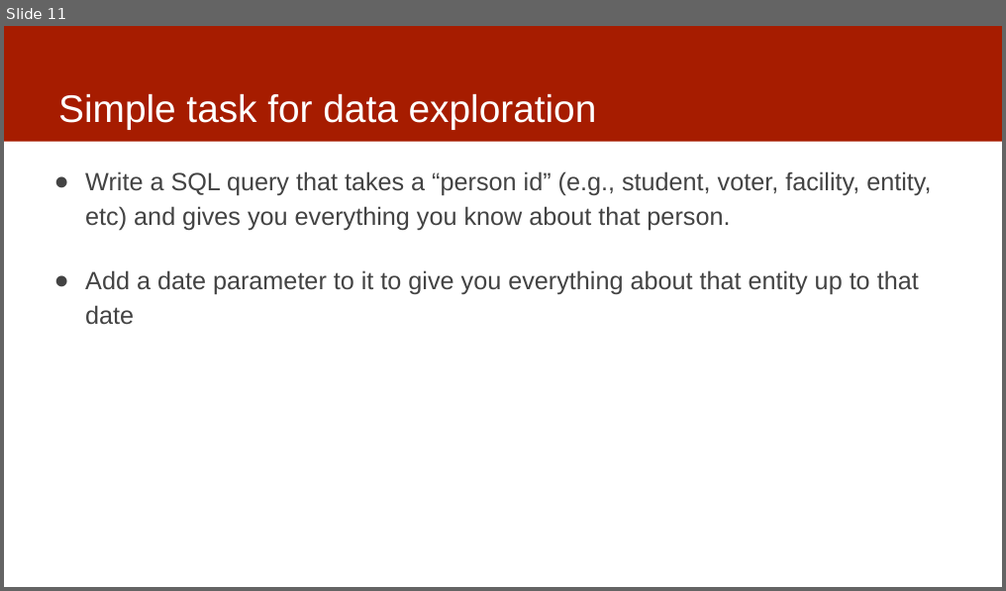
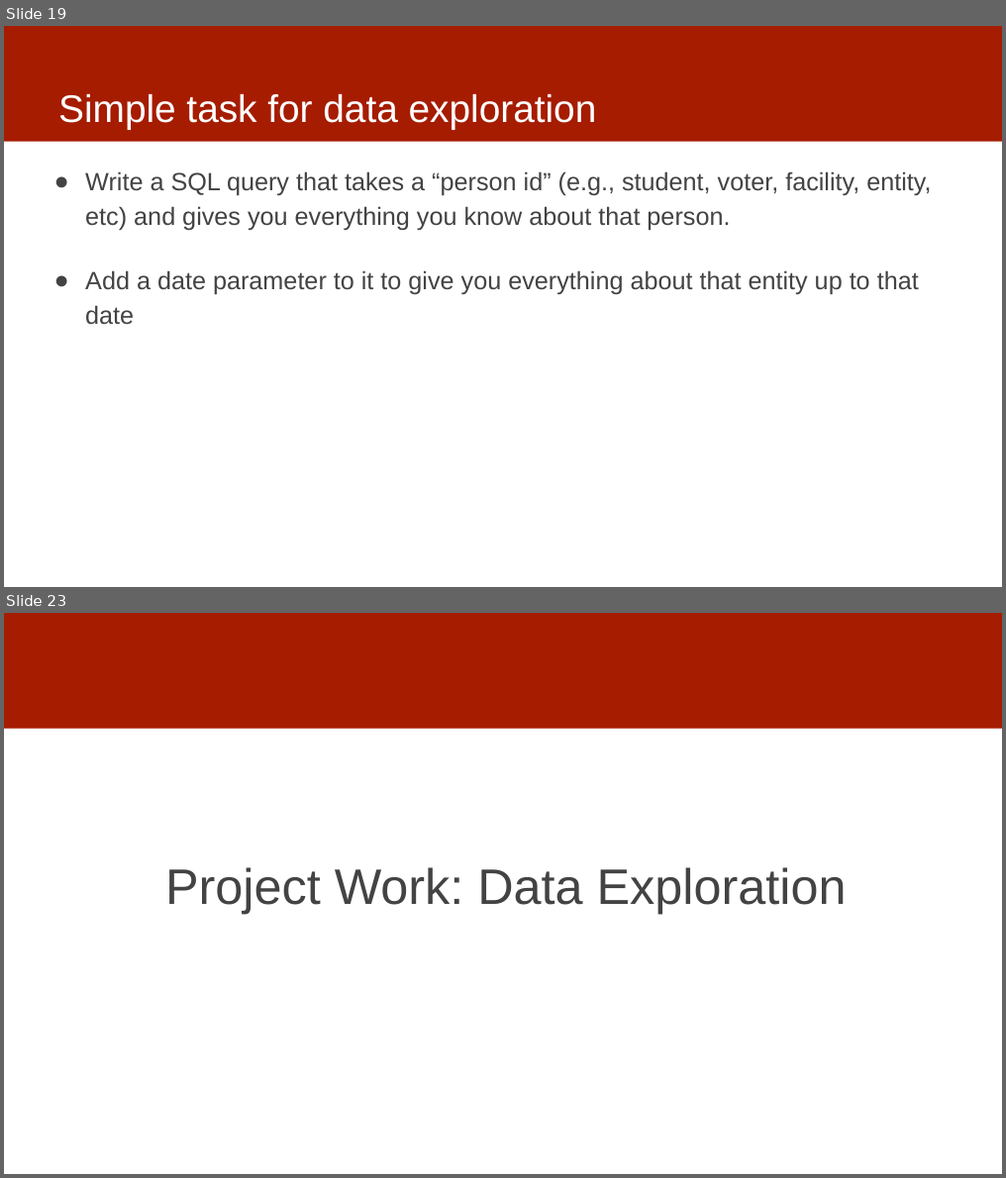
Before and after one commit to dssg/mlforpublicpolicylab, a slide deck: 03 - Data Exploration, Analytical Formulation, and Baselines/data-exploration.pptx. Shown one above the other, each under a label of ours: slide 11 before the commit, slides 19 and 23 after it; the slides between them are not shown. The pictures are 1006x591 and 1006x1178 pixels, drawn with LibreOffice and Linux fonts; fonts in the diff are those of the drawing. Boxes give left, top, right and bottom in pixels: in the first picture for what was removed or moved away, otherwise in the second. Text is boxed around its words. In the diff, an @@ line names an element or a change of style, - is before the commit and + after.

Commit message:
data exploration slides updates

```diff
--- a/03 - Data Exploration, Analytical Formulation, and Baselines/data-exploration.pptx
+++ b/03 - Data Exploration, Analytical Formulation, and Baselines/data-exploration.pptx
@@ slide 23 added at <box>4,613,1002,1174</box>, background #FFFFFF; not listed: 1 template element that a slide beside it also shows @@
@@ text added at <box>165,867,846,914</box>, 48 pt, text #434343 @@
+Project Work: Data Exploration
@@ what was slide 11 is now slide 19 @@
```
Also in this commit, not shown: 5 slides changed, 4 other slides added.
